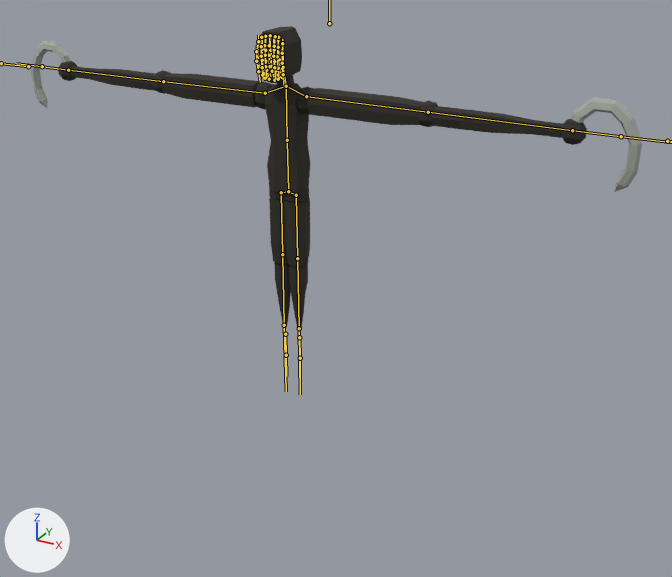
The FBX model Assets/Models/fear.fbx as it was, and as the next commit left it.
Rendered twice from a 50 mm lens placed at (3.36, -5.4, 3.06), pointed at (0.39, -0.01, 0.37). The lights are fixed; the arrows at lower left show +X, +Y and +Z. The bones that bend it are drawn over the model as lines.
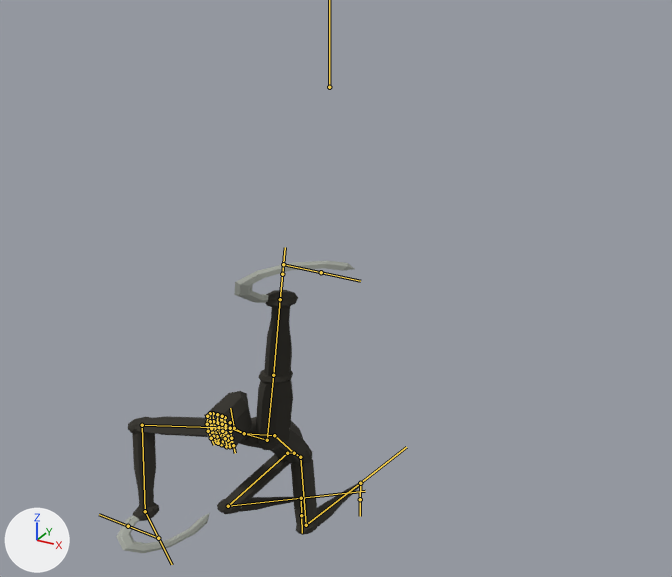
The newer file adds an action. The first version stands in its rest pose; the second is drawn at frame 27 of the action 'Armature|4Appear'.

Location of each change, [x1, y1, x2, y2] in pixels of the pictures (672 x 577 px):
'Torus.002', posed (59% narrower): before [31, 26, 642, 334]; after [116, 261, 364, 553]
bone 'LowerBody', root to tip: before (288, 191) to (287, 140); after (294, 453) to (274, 435)
bone 'UpperBody', root to tip: before (287, 140) to (286, 86); after (274, 435) to (244, 433)
bone 'Neck', root to tip: before (286, 86) to (283, 67); after (244, 433) to (234, 428)
bone 'Head', root to tip: before (283, 67) to (282, 39); after (234, 428) to (230, 408)
bone 'Hand1.R', root to tip: before (265, 93) to (163, 81); after (230, 428) to (142, 425)
bone 'Hand2.R', root to tip: before (163, 81) to (68, 70); after (142, 425) to (145, 511)
bone 'Hand3.R', root to tip: before (68, 70) to (42, 66); after (145, 511) to (158, 538)
bone 'Hand1.L', root to tip: before (306, 96) to (428, 112); after (267, 440) to (273, 375)
bone 'UpperLeg.R', root to tip: before (288, 191) to (281, 192); after (294, 453) to (287, 453)
bone 'Leg1.R', root to tip: before (281, 192) to (282, 254); after (287, 453) to (228, 506)
bone 'Leg2.R', root to tip: before (282, 254) to (284, 325); after (228, 506) to (301, 498)
bone 'UpperLeg.L', root to tip: before (288, 191) to (296, 195); after (294, 453) to (300, 457)
bone 'Leg1.L', root to tip: before (296, 195) to (297, 258); after (300, 457) to (306, 525)
bone 'Leg2.L', root to tip: before (297, 258) to (299, 328); after (306, 525) to (360, 483)

The edits, one by one:
Bone 'Bone.001' (bone_bone_001) moves from (0.0, 0.0, 0.0) to (0.0, -1.04, 0.0).
Bone 'LowerBody' (bone_lowerbody) moves from (0.0, 0.0, 0.0) to (0.0, -4.86, 0.0).
Bone 'LowerBody' (bone_lowerbody) turns from (0, 0, 0) to (0, 0, -31) degrees about its own x, y and z.
Bone 'UpperBody' (bone_upperbody) turns from (0, 0, 0) to (0, 0, -18) degrees about its own x, y and z.
Bone 'Neck' (bone_neck) turns from (0, 0, 0) to (0, 0, 24) degrees about its own x, y and z.
Bone 'Head' (bone_head) turns from (0, 0, 0) to (0, 0, 18) degrees about its own x, y and z.
Bone 'Hand1.R' (bone_hand1_r) turns from (0, 0, 0) to (11, 0, -16) degrees about its own x, y and z.
Bone 'Hand2.R' (bone_hand2_r) turns from (0, 0, 0) to (26, 19, -71) degrees about its own x, y and z.
Bone 'Hand3.R' (bone_hand3_r) turns from (0, 0, 0) to (11, 0, -24) degrees about its own x, y and z.
Bone 'Hand1.L' (bone_hand1_l) turns from (0, 0, 0) to (53, -25, 48) degrees about its own x, y and z.
Bone 'UpperLeg.R' (bone_upperleg_r) moves from (0.0, 0.0, 0.0) to (0.0, 1.88, 4.48).
Bone 'Leg1.R' (bone_leg1_r) turns from (0, 0, 0) to (-18, -10, -56) degrees about its own x, y and z.
Bone 'Leg2.R' (bone_leg2_r) turns from (0, 0, 0) to (20, -30, 114) degrees about its own x, y and z.
Bone 'UpperLeg.L' (bone_upperleg_l) moves from (0.0, 0.0, 0.0) to (0.0, 1.72, -4.55).
Bone 'Leg1.L' (bone_leg1_l) turns from (0, 0, 0) to (16, 1, -22) degrees about its own x, y and z.
Bone 'Leg2.L' (bone_leg2_l) turns from (0, 0, 0) to (7, -9, 101) degrees about its own x, y and z.
